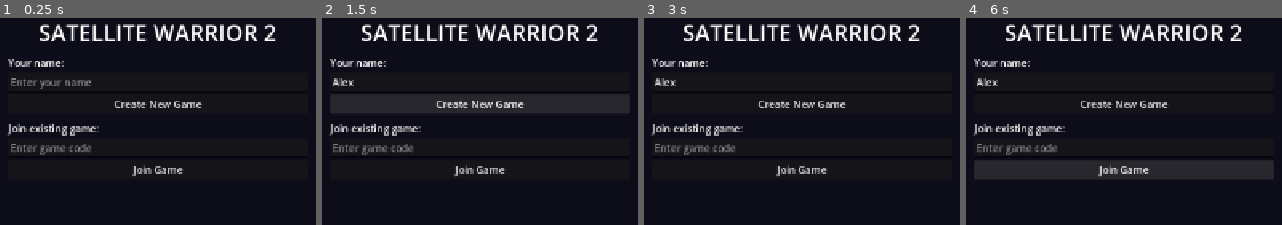
Above: before the commit, frames 1-4 (left to right).
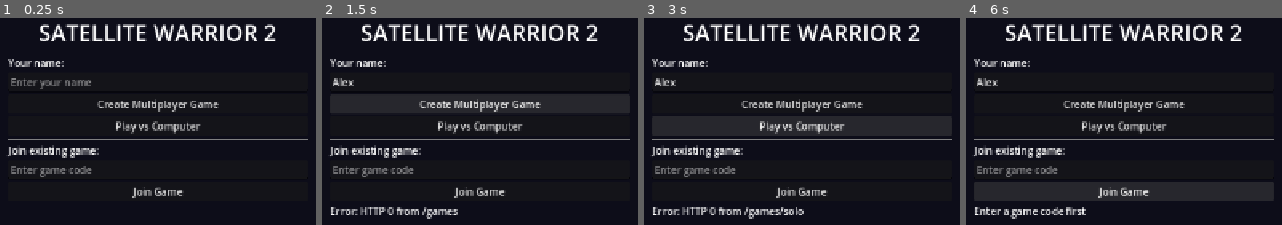
Above: after the commit, the same moments.

Repository: mike-ragan/satellite-warrior-2
Game: Godot game, scene res://scenes/Lobby.tscn
The game is run twice, just before and just after one commit, with the same random seed, the same clock (stepped at 60 frames per second) and the same inputs.
Inputs (mouse positions are in pixels of both pictures, inside the frame that each line leads up to):
- Up to frame 1 (0.25 s): no input
- Up to frame 2 (1.5 s): click (480, 82) at 0.52 s; type "Alex" at 0.6 s; click "Create New Game" (after the commit: "Create Multiplayer Game") at 1.25 s
- Up to frame 3 (3 s): click "Create New Game" (after the commit: "Create Multiplayer Game") at 2 s; click (802, 125) at 2.75 s, where only the run after the commit has a clickable "Play vs Computer"
- Up to frame 4 (6 s): click (1124, 125) at 3.5 s, where only the run after the commit has a clickable "Play vs Computer"; click "Create New Game" (after the commit: "Create Multiplayer Game") at 4.25 s; click (1124, 125) at 5 s, where only the run after the commit has a clickable "Play vs Computer"; click "Join Game" at 5.75 s

The runs differ from the first frame. In frame 1, 5.3% of the frame differs, in the area x 2-98%, y 39-87%; in frame 2, 6.2%; in frame 3, 14%; in frame 4, 14%, in the area x 2-98%, y 39-98%.
Error before the commit: Parse Error: Identifier "GameClient" not declared in the current scope. (res://scripts/Lobby.gd:12)

Commit message:
Add single-player vs Computer mode
Server: AI auto-acts each phase. Client: Play vs Computer button.

Co-Authored-By: Claude Sonnet 4.6 <noreply@anthropic.com>

Diff:
--- a/client/project.godot
+++ b/client/project.godot
@@ -1,4 +1,11 @@
 ; Engine configuration file.
+; It's best edited using the editor UI and not directly,
+; since the parameters that go here are not all obvious.
+;
+; Format:
+;   [section] ; section goes between []
+;   param=value ; assign values to parameters
+
 config_version=5
 
 [application]
@@ -6,14 +13,16 @@
 config/name="Satellite Warrior 2"
 run/main_scene="res://scenes/Lobby.tscn"
 config/features=PackedStringArray("4.6", "GL Compatibility")
-config/globals=["GameClient:res://scripts/GameClient.gd"]
+
+[autoload]
+
+GameClient="*res://scripts/GameClient.gd"
 
 [display]
 
 window/size/viewport_width=1280
 window/size/viewport_height=720
 window/stretch/mode="canvas_items"
-window/stretch/aspect="keep"
 
 [rendering]
 
--- a/client/scenes/Lobby.tscn
+++ b/client/scenes/Lobby.tscn
@@ -27,7 +27,10 @@
 placeholder_text = "Enter your name"
 
 [node name="CreateBtn" type="Button" parent="UI/VBox"]
-text = "Create New Game"
+text = "Create Multiplayer Game"
+
+[node name="SoloBtn" type="Button" parent="UI/VBox"]
+text = "Play vs Computer"
 
 [node name="GameIdLabel" type="Label" parent="UI/VBox"]
 visible = false
--- a/client/scripts/GameClient.gd
+++ b/client/scripts/GameClient.gd
@@ -17,6 +17,10 @@
 
 func create_game(player_name: String) -> void:
 	_post("/games", {"player_name": player_name}, _on_session_response)
+
+
+func create_solo_game(player_name: String) -> void:
+	_post("/games/solo", {"player_name": player_name}, _on_session_response)
 
 
 func join_game(gid: String, player_name: String) -> void:
--- a/client/scripts/Lobby.gd
+++ b/client/scripts/Lobby.gd
@@ -2,6 +2,7 @@
 
 @onready var name_input: LineEdit   = $UI/VBox/NameInput
 @onready var create_btn: Button     = $UI/VBox/CreateBtn
+@onready var solo_btn: Button       = $UI/VBox/SoloBtn
 @onready var game_id_label: Label   = $UI/VBox/GameIdLabel
 @onready var join_input: LineEdit   = $UI/VBox/JoinInput
 @onready var join_btn: Button       = $UI/VBox/JoinBtn
@@ -12,7 +13,16 @@
 	GameClient.state_updated.connect(_on_state)
 	GameClient.error_received.connect(_on_error)
 	create_btn.pressed.connect(_on_create)
+	solo_btn.pressed.connect(_on_solo)
 	join_btn.pressed.connect(_on_join)
+
+
+func _on_solo() -> void:
+	var name := name_input.text.strip_edges()
+	if name.is_empty():
+		name = "Player"
+	status_label.text = "Starting solo game..."
+	GameClient.create_solo_game(name)
 
 
 func _on_create() -> void:
Not shown, changed: server/game/engine.py
Not shown, changed: server/main.py
